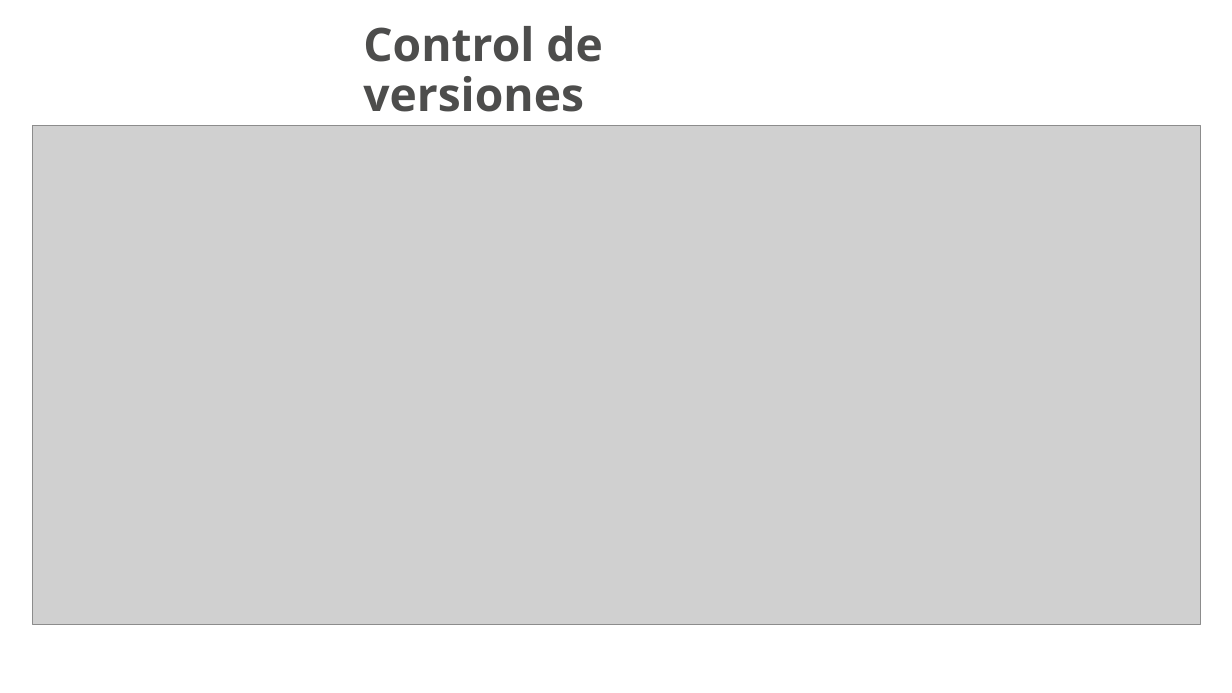
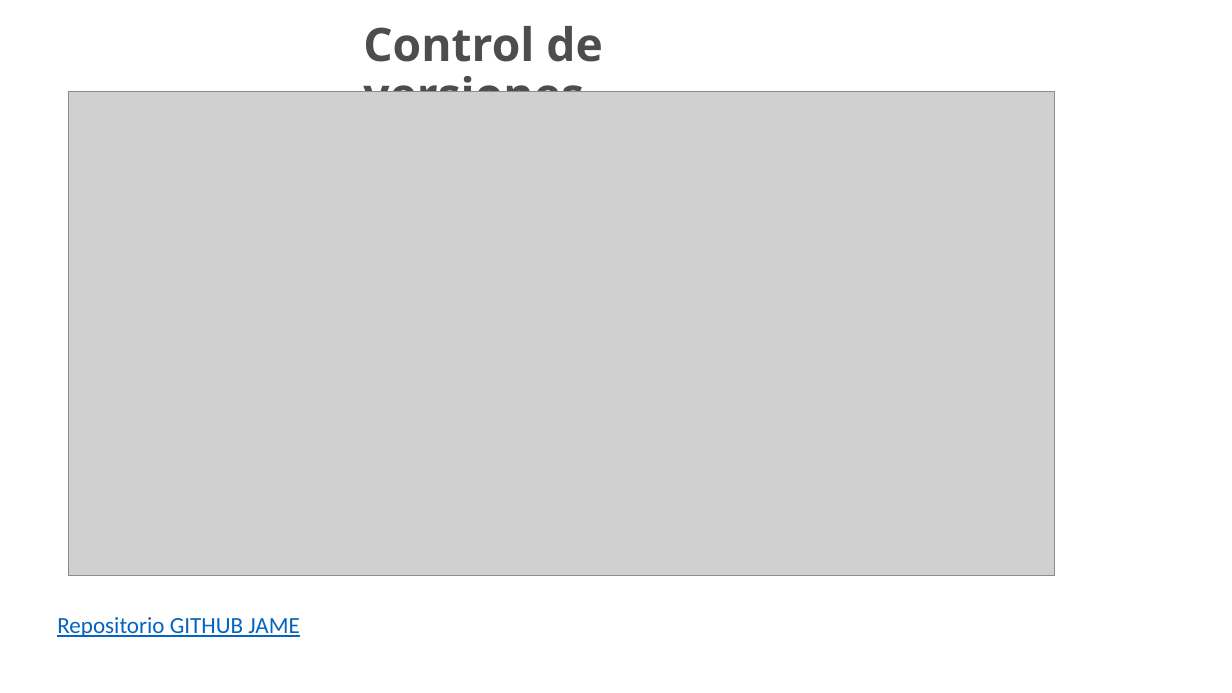
Before and after one commit to MrLeeHub2006/JAME, a slide deck: slide 21 of JAME.pptx (slide 20 before the commit). Drawn at 1232x693 pixels with LibreOffice and Linux fonts; fonts in the diff are those of the drawing; grey boxes stand for pictures; background and template pictures are left out. Boxes give left, top, right and bottom in pixels: in the first picture for what was removed or moved away, otherwise in the second. Text is boxed around its words. In the diff, an @@ line names an element or a change of style, - is before the commit and + after.

Commit message:
Actualizacion y reemplazo presentacion JAME

```diff
--- a/JAME.pptx
+++ b/JAME.pptx
@@ picture resized from (x1=32, y1=126, x2=1201, y2=624) to (x1=68, y1=91, x2=1055, y2=576) @@
@@ text added at (x1=57, y1=617, x2=299, y2=637), 18 pt, text #0563C1, underline @@
+Repositorio GITHUB JAME
```
Also in this commit, not shown: 7 other slides changed, 3 slides added, 2 slides removed.
